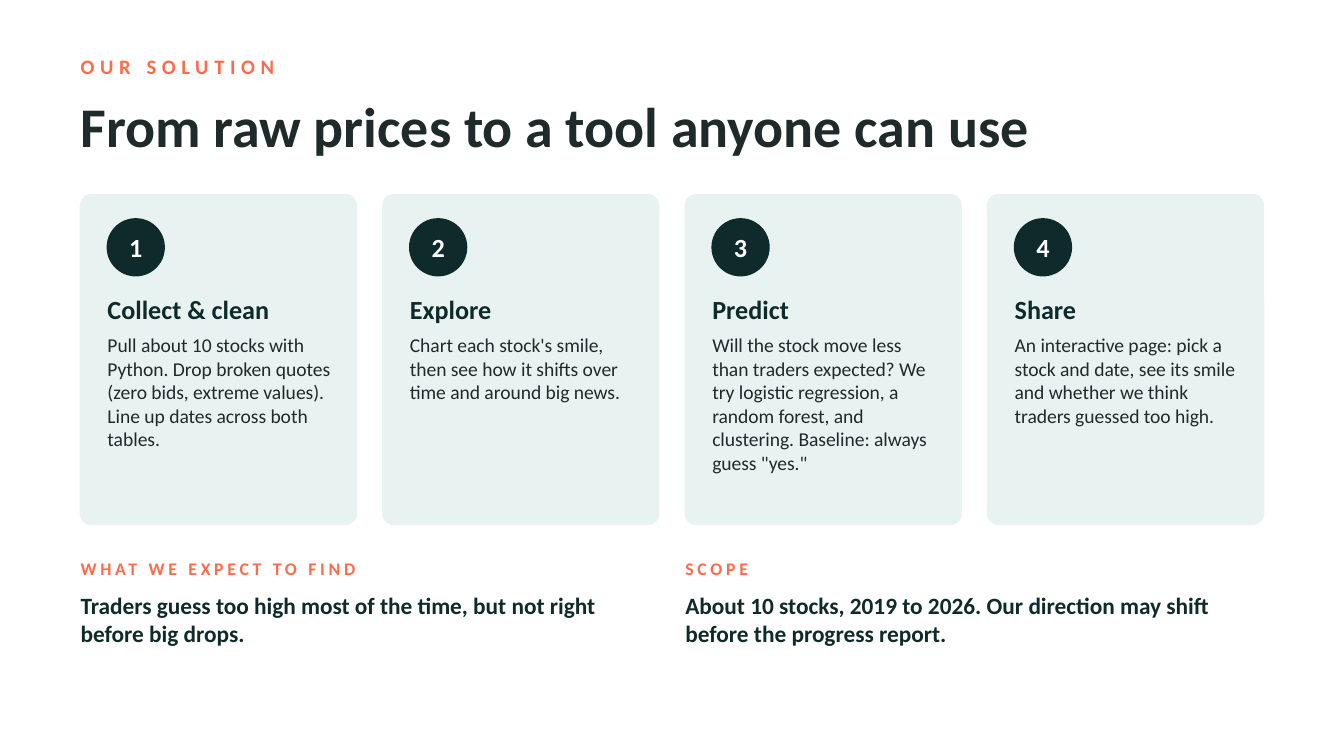
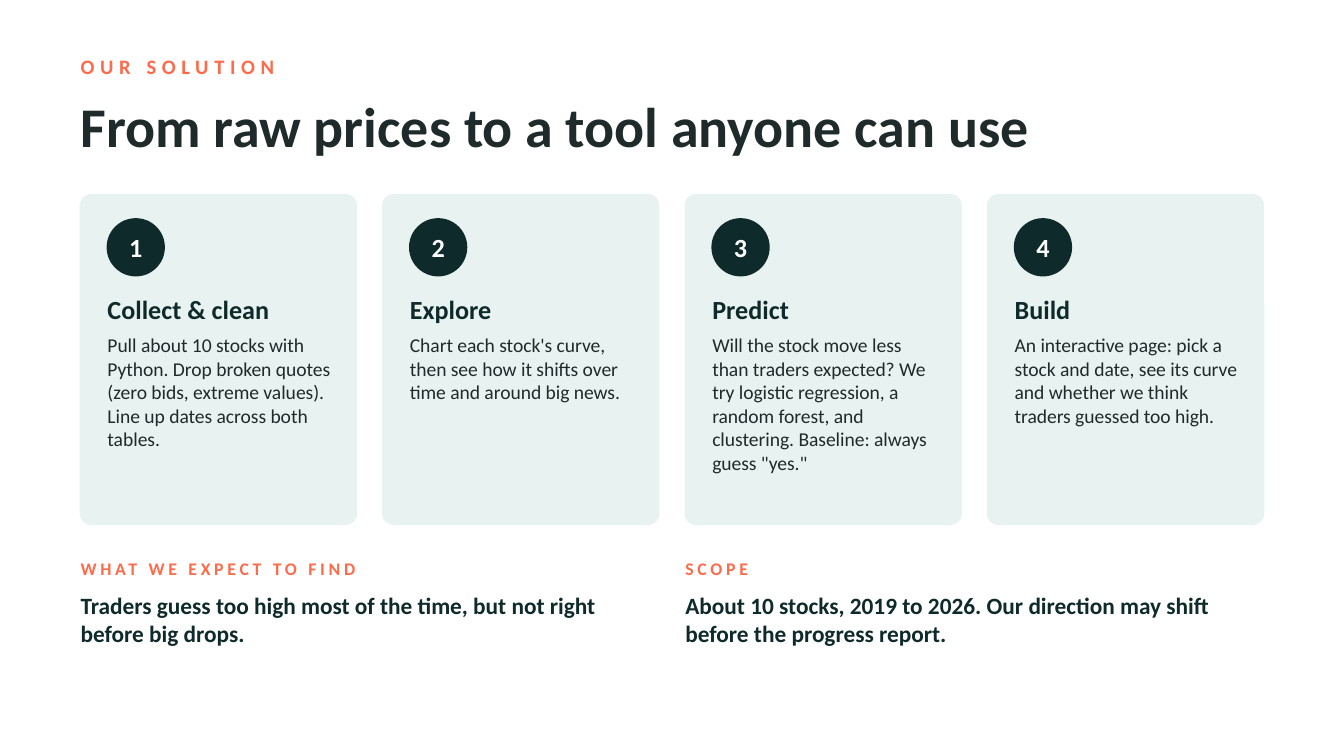
Before and after one commit to Iwas1512/UnDetermined-Data-Modeling, a slide deck: slide 4 of proposal.pptx. Drawn at 1344x756 pixels with LibreOffice and Linux fonts; fonts in the diff are those of the drawing. Boxes give left, top, right and bottom in pixels: in the first picture for what was removed or moved away, otherwise in the second. Text is boxed around its words. In the diff, an @@ line names an element or a change of style, - is before the commit and + after.

```diff
--- a/proposal.pptx
+++ b/proposal.pptx
@@ text at box(1015, 300, 1071, 319): text changed @@
-Share
+Build
@@ text at box(410, 338, 620, 403): text changed @@
-Chart each stock's smile, then see how it shifts over time and around big news.
+Chart each stock's curve, then see how it shifts over time and around big news.
@@ text at box(1015, 338, 1237, 427): text changed @@
-An interactive page: pick a stock and date, see its smile and whether we think traders guessed too high.
+An interactive page: pick a stock and date, see its curve and whether we think traders guessed too high.
```
Also in this commit, not shown: 4 other slides changed.
